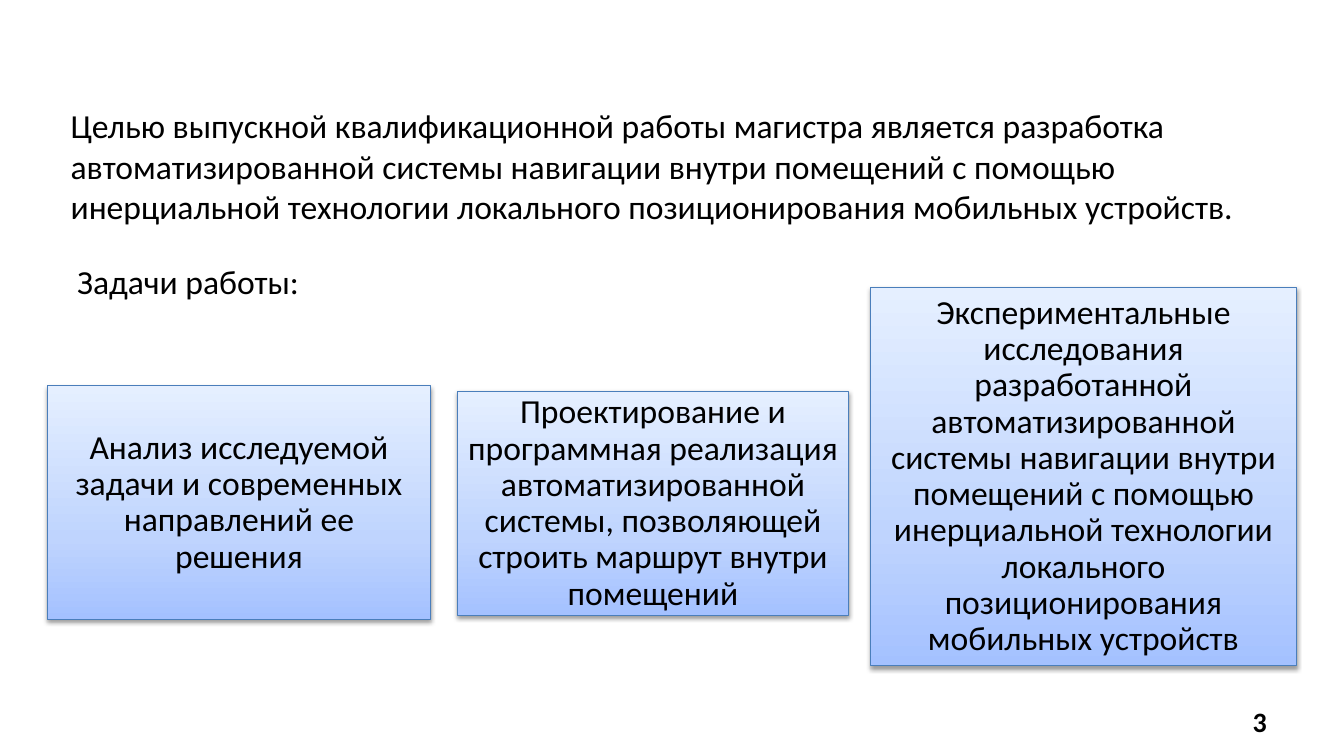
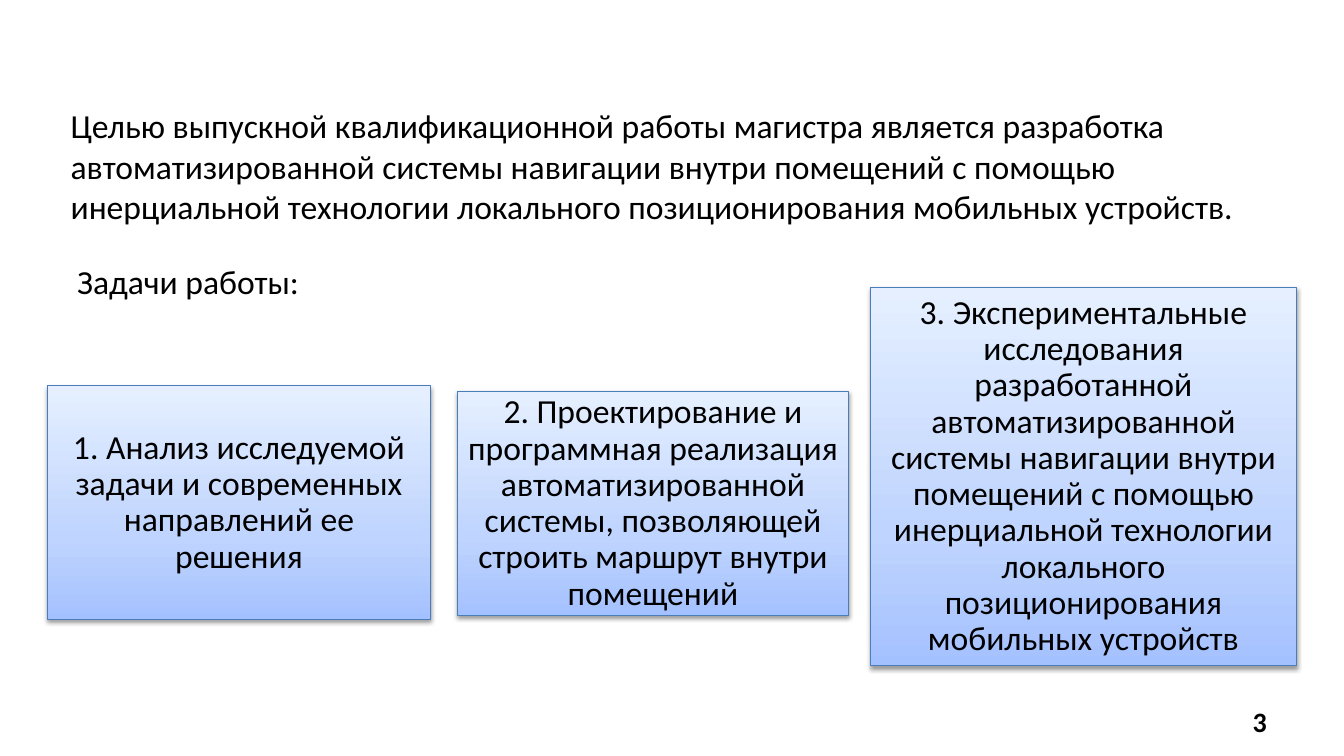
Before and after one commit to SonicRun/DiplomMaga, a slide deck: slide 3 of Диплом/6223 Мавлютов В.Д. Презентация.pptx. Drawn at 1344x756 pixels with LibreOffice and Linux fonts; fonts in the diff are those of the drawing; background and template pictures are left out. Boxes give left, top, right and bottom in pixels: in the first picture for what was removed or moved away, otherwise in the second. Text is boxed around its words. In the diff, an @@ line names an element or a change of style, - is before the commit and + after.

```diff
--- a/Диплом/6223 Мавлютов В.Д. Презентация.pptx
+++ b/Диплом/6223 Мавлютов В.Д. Презентация.pptx
@@ text at (x1=891, y1=302, x2=1276, y2=656): text changed @@
-Экспериментальные исследования разработанной автоматизированной системы навигации внутри помещений с помощью инерциальной технологии локального позиционирования мобильных устройств
+3. Экспериментальные исследования разработанной автоматизированной системы навигации внутри помещений с помощью инерциальной технологии локального позиционирования мобильных устройств
@@ text at (x1=468, y1=401, x2=837, y2=611): text changed @@
-Проектирование и программная реализация автоматизированной системы, позволяющей строить маршрут внутри помещений
+2. Проектирование и программная реализация автоматизированной системы, позволяющей строить маршрут внутри помещений
@@ text at (x1=73, y1=436, x2=405, y2=574): text changed @@
-Анализ исследуемой задачи и современных направлений ее решения
+1. Анализ исследуемой задачи и современных направлений ее решения
```
Also in this commit, not shown: 4 other slides changed, 5 other files.
